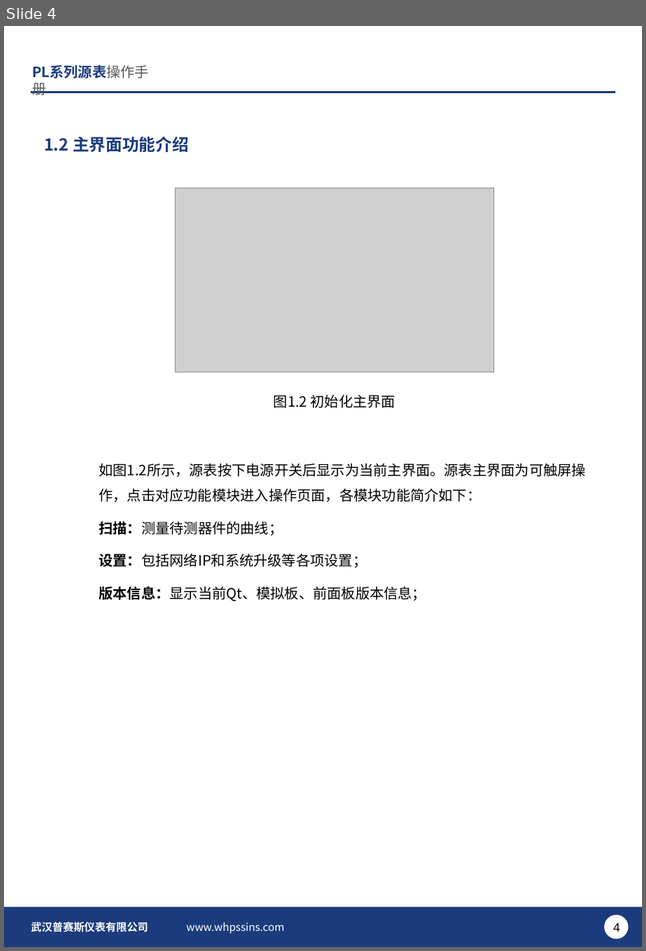
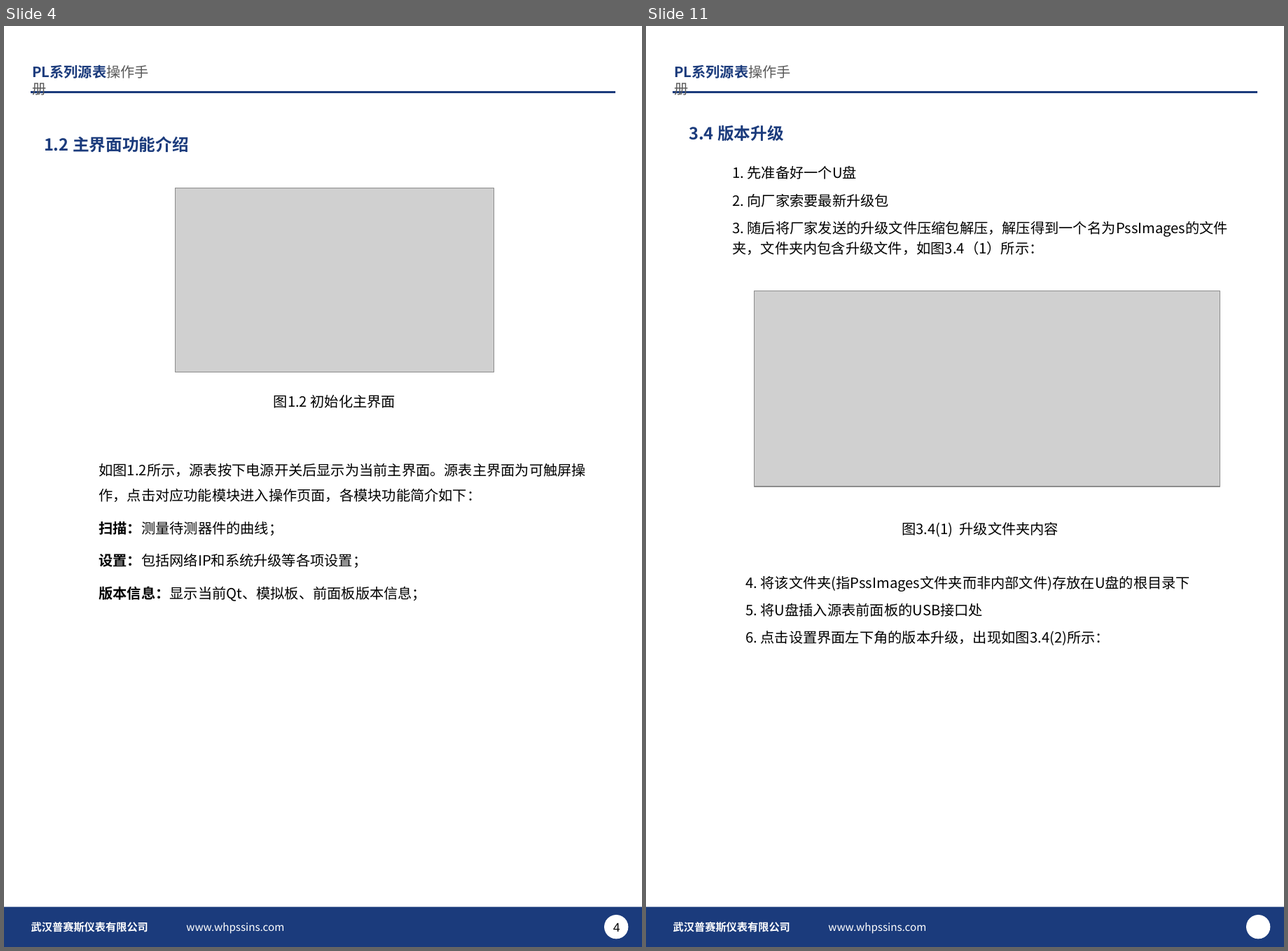
Before and after one commit to PathZW/Pss, a slide deck: 产品手册/PLx00/PL系列源表操作手册v1.0.1.pptx. Shown side by side, each under a label of ours: slide 4 before the commit, slides 4 and 11 after it; the slides between them are not shown. The pictures are 646x951 and 1288x951 pixels, drawn with LibreOffice and Linux fonts; fonts in the diff are those of the drawing; grey boxes stand for pictures; background and template pictures are left out. Boxes give left, top, right and bottom in pixels: in the first picture for what was removed or moved away, otherwise in the second. Text is boxed around its words. In the diff, an @@ line names an element or a change of style, - is before the commit and + after.

```diff
--- a/产品手册/PLx00/PL系列源表操作手册v1.0.1.pptx
+++ b/产品手册/PLx00/PL系列源表操作手册v1.0.1.pptx
@@ slide 11 added at [646,26,1284,947], background #FFFFFF; not listed: 6 template elements that a slide beside it also shows @@
@@ text added at [689,125,784,141], 14 pt, text #1B3B7C, bold @@
+3.4 版本升级
@@ text added at [732,166,1228,255], 12 pt, text #000000 @@
+1. 先准备好一个U盘
+2. 向厂家索要最新升级包
+3. 随后将厂家发送的升级文件压缩包解压，解压得到一个名为PssImages的文件夹，文件夹内包含升级文件，如图3.4（1）所示：
@@ picture added at [754,291,1219,487] @@
@@ text added at [901,522,1059,537], 12 pt, text #000000 @@
+图3.4(1) 升级文件夹内容
@@ text added at [745,576,1190,646], 12 pt, text #000000 @@
+4. 将该文件夹(指PssImages文件夹而非内部文件)存放在U盘的根目录下
+5. 将U盘插入源表前面板的USB接口处
+6. 点击设置界面左下角的版本升级，出现如图3.4(2)所示：
```
Also in this commit, not shown: 5 slides changed, 4 other slides added, 1 slide removed, 1 other file.
